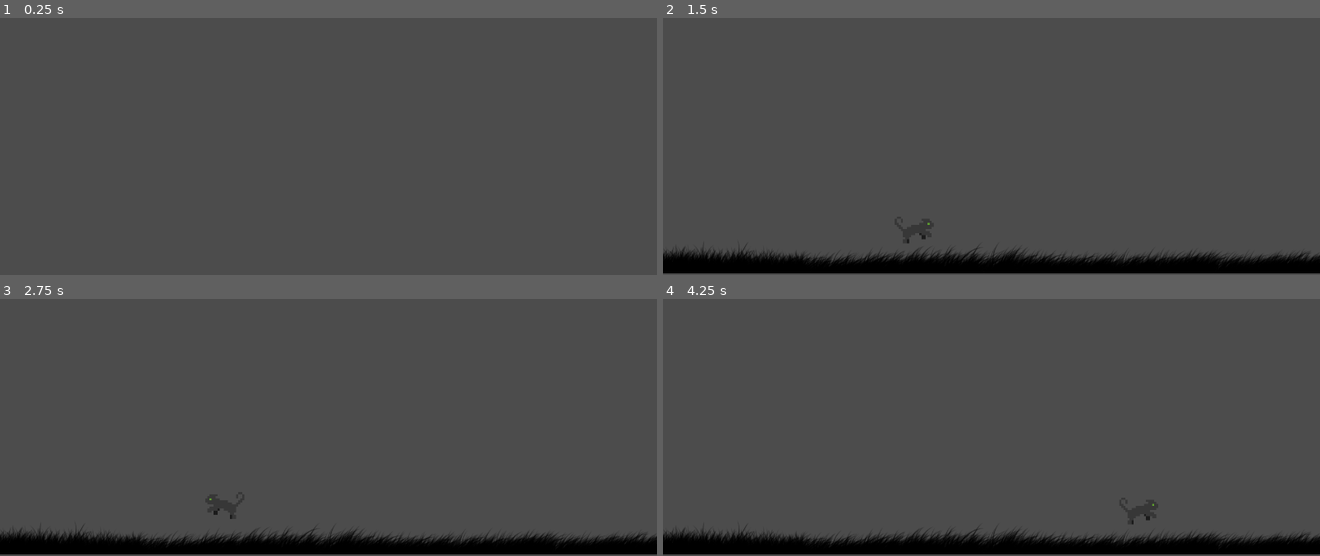
Above: before the commit, frames 1-4 (two rows, left to right).
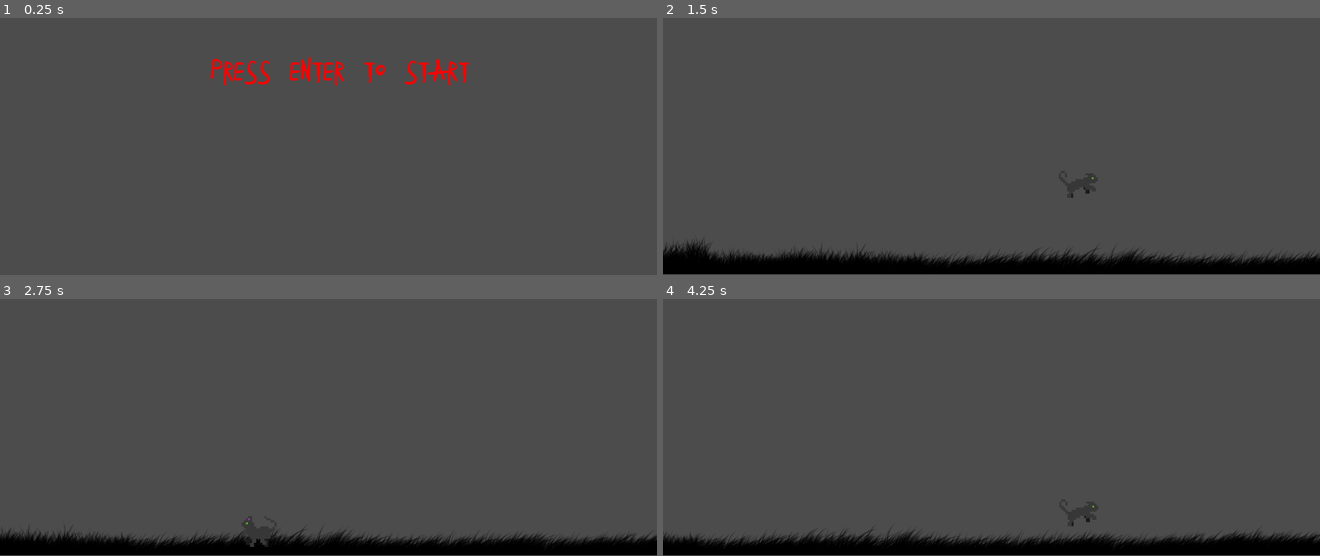
Above: after the commit, the same moments.

Repository: leonardosabino/PLUTAO
Game: Godot game, scene res://scene/menu/menu.tscn
Two runs of this game, one before a commit and one after it. Both use one fixed random seed, a clock stepped at 60 frames per second and the inputs below.
Inputs:
- Up to frame 1 (0.25 s): no input
- Up to frame 2 (1.5 s): tap Enter at 0.5 s; hold Right (ui_right) from 0.53 s (still down); tap Up (ui_up) at 0.77 s
- Up to frame 3 (2.75 s): tap Up (ui_up) at 1.52 s; release Right (ui_right) at 2.03 s; hold Left (ui_left) from 2.03 s (still down)
- Up to frame 4 (4.25 s): release Left (ui_left) at 2.78 s; hold Right (ui_right) from 2.78 s (still down); tap Up (ui_up) at 3.02, 3.77 s

The runs differ from the first frame. In frame 1, 1.1% of the frame differs, in the area x 32-72%, y 15-27%; in frame 2, 1.6%; in frame 3, 1.2%; in frame 4, 1.6%, in the area x 0-100%, y 79-100%.

Commit message:
add: menu and main camera

Diff:
--- a/scene/menu/menu.tscn
+++ b/scene/menu/menu.tscn
@@ -1,6 +1,23 @@
-[gd_scene load_steps=2 format=2]
+[gd_scene load_steps=4 format=2]
 
 [ext_resource path="res://scene/menu/menu.gd" type="Script" id=1]
+[ext_resource path="res://data/font/zai_COVID-19VaCcine.ttf" type="DynamicFontData" id=2]
+
+[sub_resource type="DynamicFont" id=1]
+size = 60
+font_data = ExtResource( 2 )
 
 [node name="menu" type="Node2D"]
 script = ExtResource( 1 )
+
+[node name="Label" type="Label" parent="."]
+margin_left = 410.0
+margin_top = 269.0
+margin_right = 829.0
+margin_bottom = 432.0
+custom_fonts/font = SubResource( 1 )
+custom_colors/font_color = Color( 1, 0, 0, 1 )
+text = "PRESS ENTER TO START"
+__meta__ = {
+"_edit_use_anchors_": false
+}
--- a/scene/shared/cat/cat.tscn
+++ b/scene/shared/cat/cat.tscn
@@ -17,7 +17,6 @@
 [ext_resource path="res://data/image/cat/sprite_7.png" type="Texture" id=15]
 [ext_resource path="res://data/image/cat/sprite_3.png" type="Texture" id=16]
 
-
 [sub_resource type="SpriteFrames" id=1]
 animations = [ {
 "frames": [ ExtResource( 16 ), ExtResource( 3 ), ExtResource( 12 ) ],
@@ -25,24 +24,24 @@
 "name": "stop",
 "speed": 0.3
 }, {
-"frames": [ ExtResource( 8 ), ExtResource( 15 ), ExtResource( 13 ), ExtResource( 5 ), ExtResource( 7 ), ExtResource( 2 ) ],
-"loop": true,
-"name": "walk",
-"speed": 5.0
-}, {
 "frames": [ ExtResource( 11 ), ExtResource( 14 ), ExtResource( 6 ), ExtResource( 4 ), ExtResource( 9 ), ExtResource( 10 ) ],
 "loop": true,
 "name": "run",
 "speed": 10.0
+}, {
+"frames": [ ExtResource( 12 ) ],
+"loop": true,
+"name": "sit",
+"speed": 5.0
 }, {
 "frames": [ ExtResource( 11 ) ],
 "loop": true,
 "name": "jump",
 "speed": 5.0
 }, {
-"frames": [ ExtResource( 12 ) ],
+"frames": [ ExtResource( 8 ), ExtResource( 15 ), ExtResource( 13 ), ExtResource( 5 ), ExtResource( 7 ), ExtResource( 2 ) ],
 "loop": true,
-"name": "sit",
+"name": "walk",
 "speed": 5.0
 } ]
 
@@ -62,3 +61,16 @@
 [node name="CollisionShape2D" type="CollisionShape2D" parent="."]
 position = Vector2( -1.69246, 0.480133 )
 shape = SubResource( 2 )
+
+[node name="camera" type="Camera2D" parent="."]
+position = Vector2( -3.17841, 1.05945 )
+offset = Vector2( 0, -300 )
+current = true
+drag_margin_h_enabled = true
+drag_margin_v_enabled = true
+smoothing_enabled = true
+drag_margin_left = 0.21
+drag_margin_top = 1.0
+drag_margin_right = 0.17
+drag_margin_bottom = 1.0
+editor_draw_drag_margin = true
--- a/scene/stage01/stage01.tscn
+++ b/scene/stage01/stage01.tscn
@@ -13,7 +13,7 @@
 [node name="stage01" type="Node2D"]
 
 [node name="cat" parent="." instance=ExtResource( 2 )]
-position = Vector2( 161.746, 348.875 )
+position = Vector2( 256.321, 655.502 )
 z_index = 2
 
 [node name="limits" type="StaticBody2D" parent="."]
@@ -24,7 +24,7 @@
 shape = SubResource( 1 )
 
 [node name="ground" type="Sprite" parent="limits"]
-position = Vector2( 952, 448 )
+position = Vector2( 957.612, 446.316 )
 scale = Vector2( 1, 1.11751 )
 texture = ExtResource( 5 )
 
@@ -32,9 +32,5 @@
 position = Vector2( -8, 360 )
 shape = SubResource( 2 )
 
-[node name="wall-right" type="CollisionShape2D" parent="limits"]
-position = Vector2( 1289.59, 357.304 )
-shape = SubResource( 2 )
-
 [node name="cloudSpawner" type="Node2D" parent="."]
 script = ExtResource( 3 )
Binary file added: data/font/zai_COVID-19VaCcine.ttf
